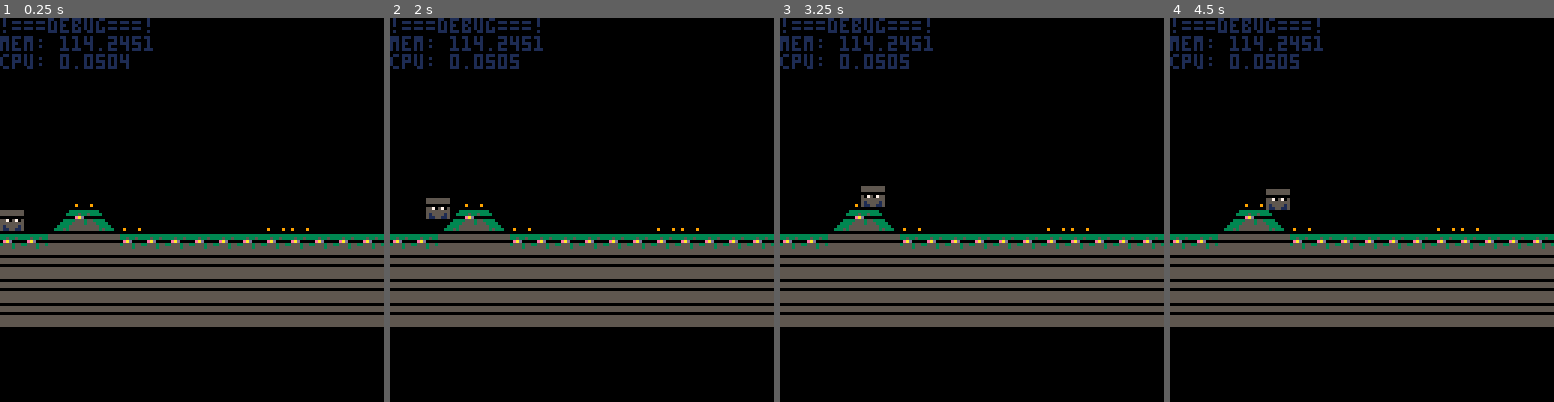
Above: before the commit, frames 1-4 (left to right).
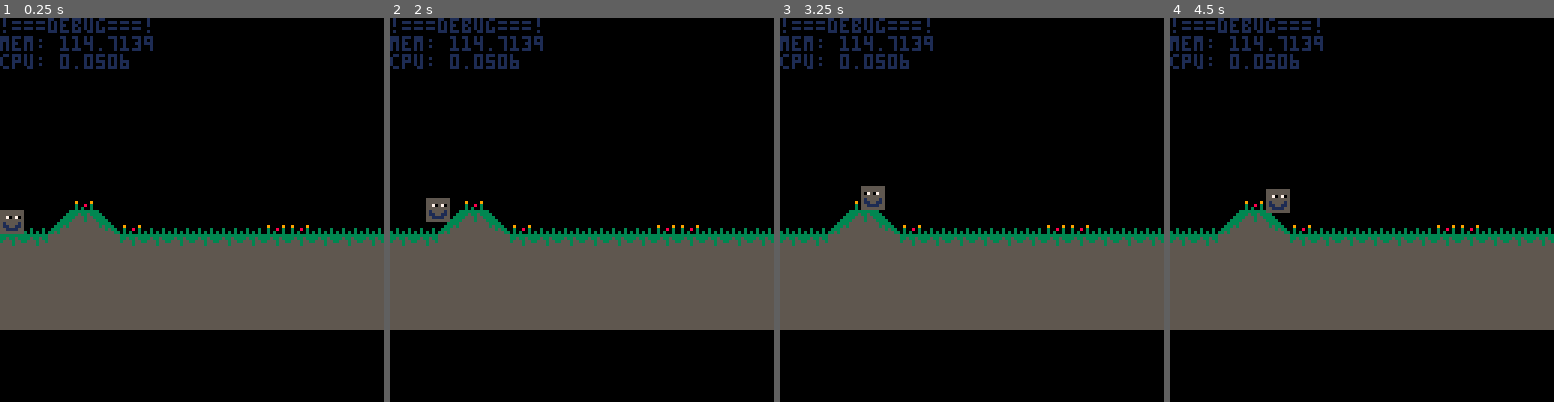
Above: after the commit, the same moments.

Repository: Lucky4Luuk/LD43
Game: PICO-8 cartridge ld43-game.p8
Two runs of this game, one before a commit and one after it. Both use one fixed random seed, a clock stepped at 60 frames per second and the inputs below.
Inputs:
- Up to frame 1 (0.25 s): no input
- Up to frame 2 (2 s): hold Right from 1.6 s (still down)
- Up to frame 3 (3.25 s): release Right at 2.1 s; hold Right 2.47-3.03 s; hold Left from 3.08 s (still down)
- Up to frame 4 (4.5 s): release Left at 3.58 s; hold Right from 4.02 s (still down)

The runs differ from the first frame. In frame 1, 7.7% of the frame differs, in the area x 0-100%, y 4-82%; in frame 2, 7.8%; in frame 3, 7.7%; in frame 4, 7.8%.

Commit message:
Update ld43-game.p8

Diff:
--- a/ld43-game.p8
+++ b/ld43-game.p8
@@ -9,6 +9,7 @@
 local terrainh={}
 local seed=69
 local camx=0
+local camy=0
 
 function updatemap()
 	h=48
@@ -111,15 +112,16 @@
 	local y2=terrainh[flr(x+8)]+16
 	y=min(y1,y2)
 	camx=max(0,x-64)
+	camy=min(0,y-48)
 end
 
 function _draw()
 	cls()
 	--updatemap()
- map(0+flr(camx/8),0,0-((camx/8)%1)*8,24,17,16)
+ map(0+flr(camx/8),0+flr(camy/8),0-((camx/8)%1)*8,24-((camy/8)%1)*8,17,16)
 	--map(0,0,0-((camx/8)%1)*8,24,17,16)
 	--sspr(40,0,16,16,x,y,16,16,f,false)
-	sspr(56,0,8,8,x-camx,y,8,8,f,false)
+	sspr(56,0,8,8,x-camx,y-camy,8,8,f,false)
 	print("!===debug===!",0,0,1)
 	print("mem: "..tostr(stat(0)),0,6,1)
 	print("cpu: "..tostr(stat(1)),0,12,1)
Not shown, changed: 21 lines of the sprite sheet (__gfx__) section of ld43-game.p8
